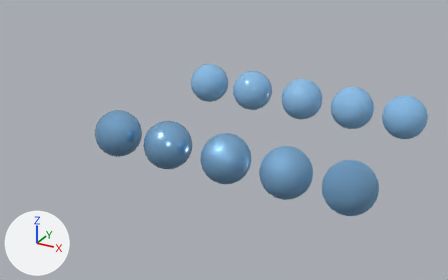
The Blender file blender/basicMaterials.blend, before and after one commit.
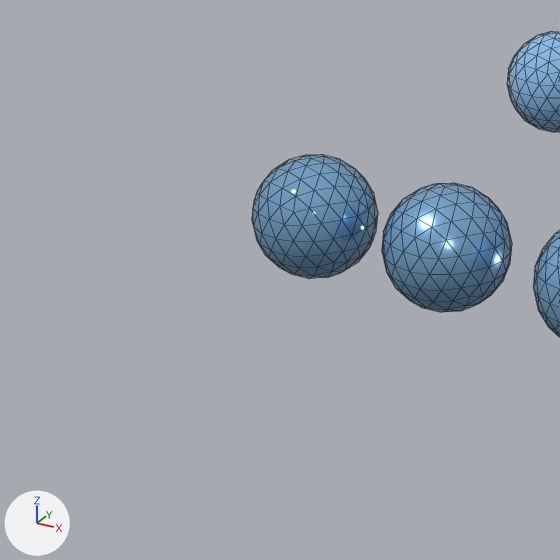
Each version appears first whole from a 50 mm lens placed at (15.69, -19.21, 10.38), pointed at (4.36, 1.39, 0.08), and next in a close-up on the part from 0% to 47% of the width and 19% to 94% of the height. The axes (+X, +Y, +Z) are drawn at lower left. The lights are the same throughout. The close-ups show mesh edges as thin lines.
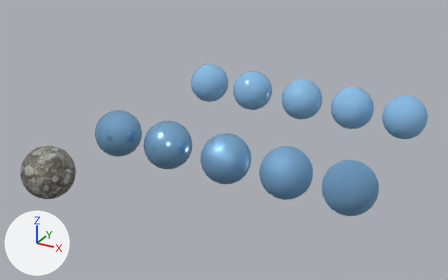
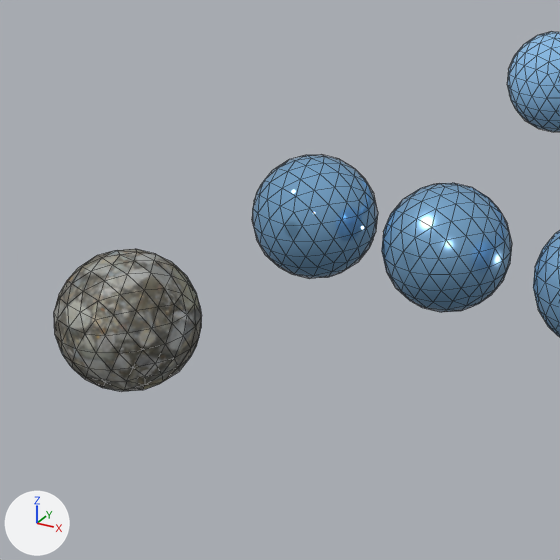
Pixel boxes [x1, y1, x2, y2] of what changed, in the close-ups (560 x 560 px):
'Icosphere.010', added
    after: [54, 249, 202, 392]

Edits to the bpy script that builds the scene:
```text
Add img_texture_png:
    img_texture_png = load_image('texture.png', 'texture.png', 256, 256, 'sRGB')
Add mat_material_011:
    mat_material_011 = principled_material('Material.011')
    mat_material_011.texture = img_texture_png
Add me_icosphere_010:
    me_icosphere_010.from_pydata(...)  # an icosphere of 320 faces spanning x -1.0..1.0, y -1.0..1.0, z -1.0..1.0
    me_icosphere_010.polygons.foreach_set('use_smooth', [True] * 320)
    me_icosphere_010.materials.append(mat_material_011)  # picture img_texture_png
Add ob_icosphere_010:
    ob_icosphere_010 = bpy.data.objects.new('Icosphere.010', me_icosphere_010)
    ob_icosphere_010.location = (0.0, -4.22, 0.0)
```
